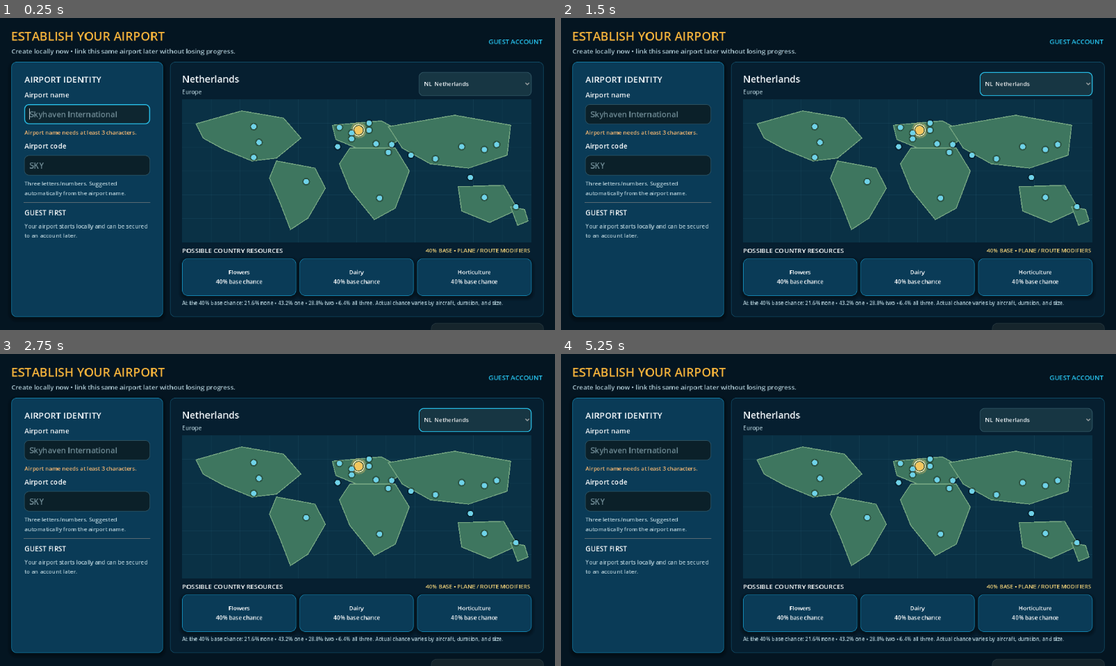
Above: before the commit, frames 1-4 (two rows, left to right).
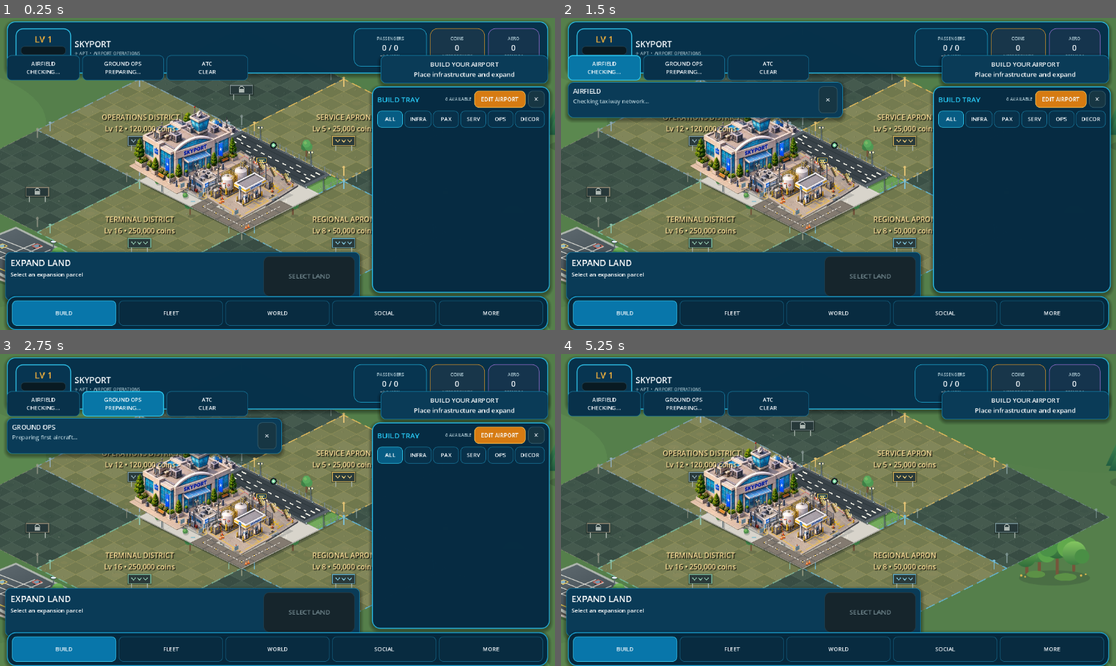
Above: after the commit, the same moments.

Repository: elroynbenjamins/SkyportOnline
Game: Godot game, scene res://src/main/Main.tscn
The game is run twice, just before and just after one commit, with the same random seed, the same clock (stepped at 60 frames per second) and the same inputs.
Inputs (mouse positions are in pixels of both pictures, inside the frame that each line leads up to):
- Up to frame 1 (0.25 s): no input
- Up to frame 2 (1.5 s): click (1038, 83) at 0.5 s, where only the run before the commit has a clickable "NL Netherlands"; click (605, 67) at 1.25 s, where only the run after the commit has a clickable "AIRFIELD CHECKING..."
- Up to frame 3 (2.75 s): click (122, 403) at 2 s, where only the run after the commit has a clickable "GROUND OPS PREPARING..."
- Up to frame 4 (5.25 s): click (766, 403) at 2.75 s, where only the run after the commit has a clickable "ATC CLEAR"; click (827, 435) at 3.5 s, where only the run after the commit has a clickable "✕"; click (1060, 435) at 4.25 s, where only the run after the commit has a clickable "EDIT AIRPORT"; click (1099, 435) at 5 s, where only the run after the commit has a clickable "✕"

The runs differ from the first frame. In frame 1, 75% of the frame differs, in the area x 0-100%, y 0-100%; in frame 2, 73%; in frame 3, 73%; in frame 4, 87%.
Error after the commit: Parse Error: Function "_on_navigation_requested" has the same name as a previously declared function. (res://src/main/ProgressionMain.gd:1104)

Commit message:
Rebase Cargo Charter integration: ProgressionMain.gd

Diff:
--- a/src/main/ProgressionMain.gd
+++ b/src/main/ProgressionMain.gd
@@ -7,6 +7,7 @@
 var career_screen: AirportCareerScreen
 var career_pin: Button
 var mission_pass_screen: MissionPassScreen
+var charter_screen: CharterScreen
 var mission_pin: Button
 var mission_billing_bridge: MissionProductBillingBridge
 var pending_mission_ad_id := ""
@@ -83,6 +84,13 @@
 	mission_pass_screen.booster_activate_requested.connect(_on_booster_activate_requested)
 	mission_pass_screen.resource_choice_requested.connect(_on_pass_resource_choice_requested)
 	add_child(mission_pass_screen)
+
+	charter_screen = CharterScreen.new()
+	charter_screen.accept_requested.connect(_on_charter_accept_requested)
+	charter_screen.claim_requested.connect(_on_charter_claim_requested)
+	charter_screen.close_requested.connect(_on_charter_closed)
+	add_child(charter_screen)
+
 	mission_billing_bridge = MissionProductBillingBridge.new()
 	mission_billing_bridge.purchase_verified.connect(_on_mission_purchase_verified)
 	mission_billing_bridge.unavailable.connect(_on_mission_billing_unavailable)
@@ -94,6 +102,9 @@
 	_apply_live_boosters(true)
 	_refresh_career_ui()
 	_refresh_mission_ui()
+	if CharterRules.ensure_state(progression, player_level, Time.get_unix_time_from_system()):
+		_save_checkpoint()
+	_refresh_charter_ui()
 	_drain_passenger_rewards()
 	_drain_resource_choice_grants()
 
@@ -128,8 +139,15 @@
 		_drain_passenger_rewards()
 		_drain_resource_choice_grants()
 		_apply_live_boosters()
+		var charter_changed := CharterRules.advance(
+			progression,
+			Time.get_unix_time_from_system()
+		)
+		if charter_changed:
+			_save_checkpoint()
 		_refresh_career_ui()
 		_refresh_mission_ui()
+		_refresh_charter_ui()
 
 func _notification(what: int) -> void:
 	if what in [NOTIFICATION_APPLICATION_PAUSED, NOTIFICATION_WM_CLOSE_REQUEST]:
@@ -407,6 +425,142 @@
 		player_level >= AirportProgressionRules.MAX_LEVEL
 	)
 
+func _charter_parcel_owned() -> bool:
+	return (airport_grid.export_owned_parcels() as Array).has(
+		CharterDistrictLayout.PARCEL_ID
+	)
+
+
+func _charter_parcel_ready() -> bool:
+	return bool(
+		airport_grid.get_charter_district_activation_status().get(
+			"can_activate",
+			false
+		)
+	)
+
+
+func _charter_snapshot() -> Dictionary:
+	return CharterRules.snapshot(
+		_capture_state(),
+		player_level,
+		_charter_parcel_owned(),
+		_charter_parcel_ready(),
+		Time.get_unix_time_from_system()
+	)
+
+
+func _refresh_charter_ui() -> void:
+	if not progression_ready:
+		return
+	var unlocked := CharterRules.is_unlocked(player_level)
+	var active: Dictionary = (
+		(progression.get("charter", {}) as Dictionary).get("active", {})
+	)
+	var attention := String(active.get("phase", "")) == "READY"
+	hud.set_charter_available(unlocked, attention)
+	if charter_screen != null:
+		charter_screen.set_snapshot(_charter_snapshot())
+	if airport_grid != null:
+		airport_grid.set_charter_visual_state(
+			CharterRules.visual_snapshot(
+				progression,
+				player_level,
+				_charter_parcel_owned(),
+				Time.get_unix_time_from_system()
+			)
+		)
+
+
+func _on_navigation_requested(tab: String) -> void:
+	if tab != "charter":
+		super._on_navigation_requested(tab)
+		return
+	if not CharterRules.is_unlocked(player_level):
+		hud.set_operation_status(
+			"Cargo Charter unlocks at Airport Level %d." % CharterRules.UNLOCK_LEVEL,
+			"warning"
+		)
+		return
+	if charter_screen != null:
+		charter_screen.open_screen(_charter_snapshot())
+
+
+func _on_charter_accept_requested(offer_id: String) -> void:
+	var activation := airport_grid.get_charter_district_activation_status()
+	var next := CharterRules.accept_contract(
+		_capture_state(),
+		offer_id,
+		player_level,
+		bool(activation.get("can_activate", false)),
+		Time.get_unix_time_from_system()
+	)
+	if next.is_empty():
+		hud.set_operation_status(
+			String(activation.get("reason", "Cargo Charter cannot start right now.")),
+			"warning"
+		)
+		return
+	if not AirportProgressionStore.save_state(next):
+		hud.set_operation_status(
+			"Charter was not accepted because progress could not be saved.",
+			"warning"
+		)
+		return
+	progression = next
+	_refresh_charter_ui()
+	hud.set_operation_status(
+		"Cargo Charter accepted • loading has started in the Logistics District.",
+		"success"
+	)
+
+
+func _on_charter_claim_requested() -> void:
+	var result := CharterRules.claim_contract(
+		_capture_state(),
+		player_level,
+		Time.get_unix_time_from_system()
+	)
+	if result.is_empty():
+		hud.set_operation_status("Charter reward is not ready yet.", "warning")
+		return
+	var next: Dictionary = result.get("state", {})
+	var reward: Dictionary = result.get("reward", {})
+	if next.is_empty() or not AirportProgressionStore.save_state(next):
+		hud.set_operation_status(
+			"Charter reward remains available because progress could not be saved.",
+			"warning"
+		)
+		return
+	progression = next
+	coins = int(next.get("coins", coins))
+	player_xp = int(next.get("xp", player_xp))
+	_update_level()
+	_drain_resource_choice_grants()
+	_refresh_career_ui()
+	_refresh_mission_ui()
+	_refresh_charter_ui()
+	hud.set_player_data(player_level, coins, gems)
+	ProfileStore.add_economy_stats({
+		"charters_completed": 1,
+		"charter_coins": int(reward.get("coins", 0)),
+		"charter_xp": int(reward.get("xp", 0)),
+		"resources_earned": maxi(int(reward.get("resource_amount", 1)), 0)
+	})
+	hud.set_operation_status(
+		"Cargo Charter complete • %s • +%d coins • +%d XP" % [
+			String(reward.get("city", "route")),
+			int(reward.get("coins", 0)),
+			int(reward.get("xp", 0))
+		],
+		"success"
+	)
+
+
+func _on_charter_closed() -> void:
+	hud.set_operation_status("Returned to airport operations.")
+
+
 func _open_missions() -> void:
 	if career_screen != null:
 		career_screen.close_screen()
